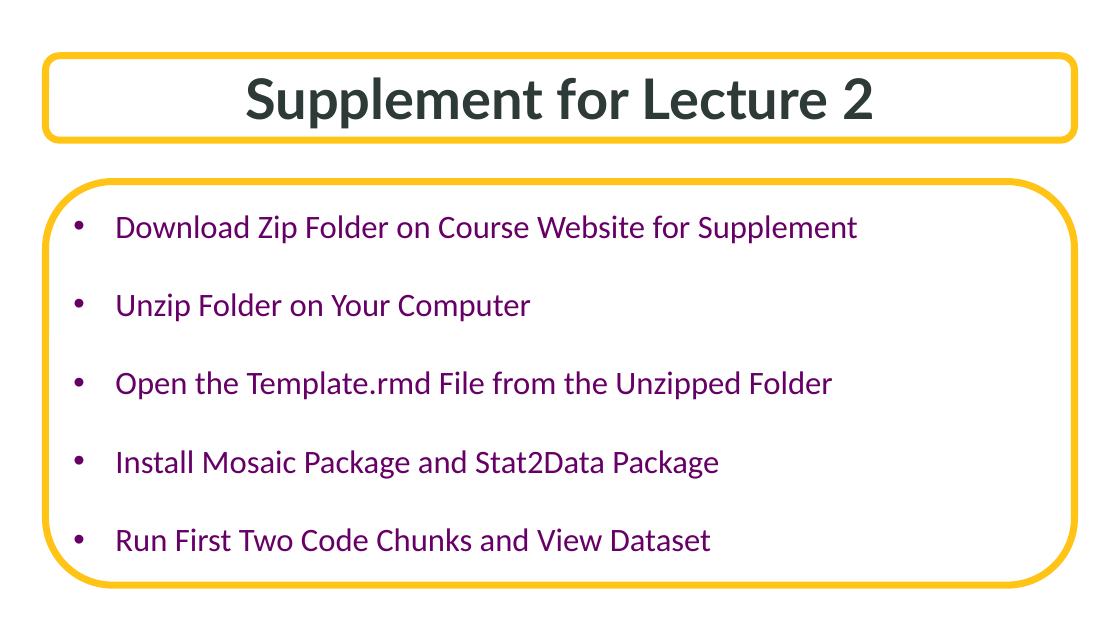
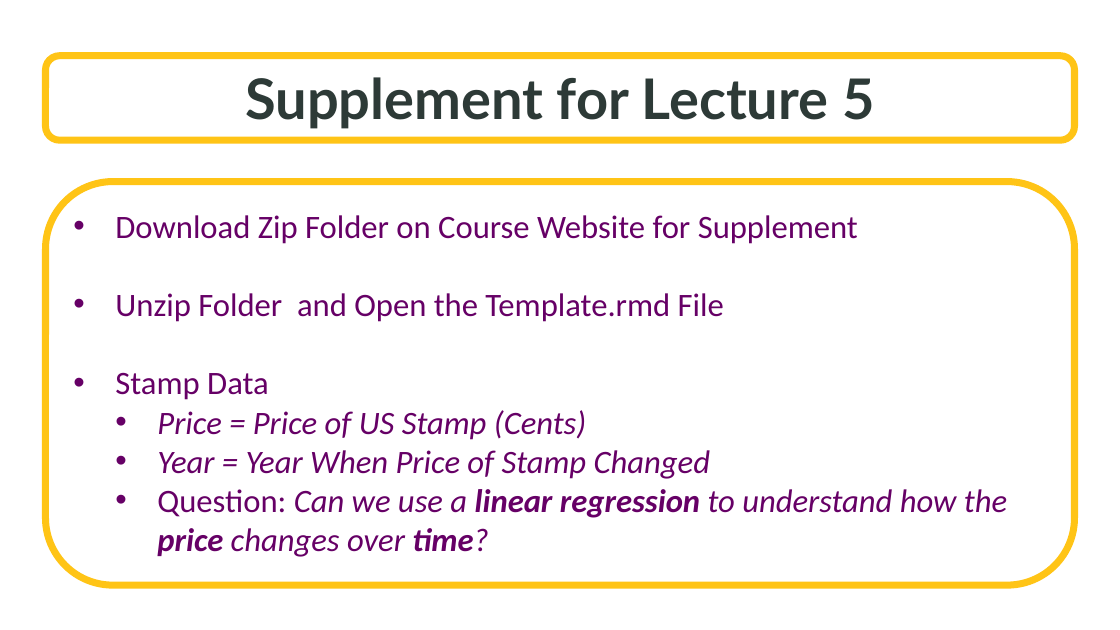
Before and after one commit to SuperMarioGiacomazzo/STOR455_WEBSITE, a slide deck: slide 2 of Lectures/5 - Assessing Conditions.pptx (slide 3 before the commit). Drawn at 1120x630 pixels with LibreOffice and Linux fonts; fonts in the diff are those of the drawing; background and template pictures are left out. Boxes give left, top, right and bottom in pixels: in the first picture for what was removed or moved away, otherwise in the second. Text is boxed around its words. In the diff, an @@ line names an element or a change of style, - is before the commit and + after.

```diff
--- a/Lectures/5 - Assessing Conditions.pptx
+++ b/Lectures/5 - Assessing Conditions.pptx
@@ text in rounded rectangle at <box>245,77,874,129</box>: text changed @@
-Supplement for Lecture 2
+Supplement for Lecture 5
@@ text in rounded rectangle at <box>115,293,1007,557</box>: text changed; italic on @@
-• Unzip Folder on Your Computer
-• Open the Template.rmd File from the Unzipped Folder
-• Install Mosaic Package and Stat2Data Package
-• Run First Two Code Chunks and View Dataset
+• Unzip Folder and Open the Template.rmd File
+• Stamp Data
+  • Price = Price of US Stamp (Cents)
+  • Year = Year When Price of Stamp Changed
+  • Question: Can we use a linear regression to understand how the price changes over time?
```
Also in this commit, not shown: 1 other slide changed, 6 slides added, 13 slides removed, 12 other files.
